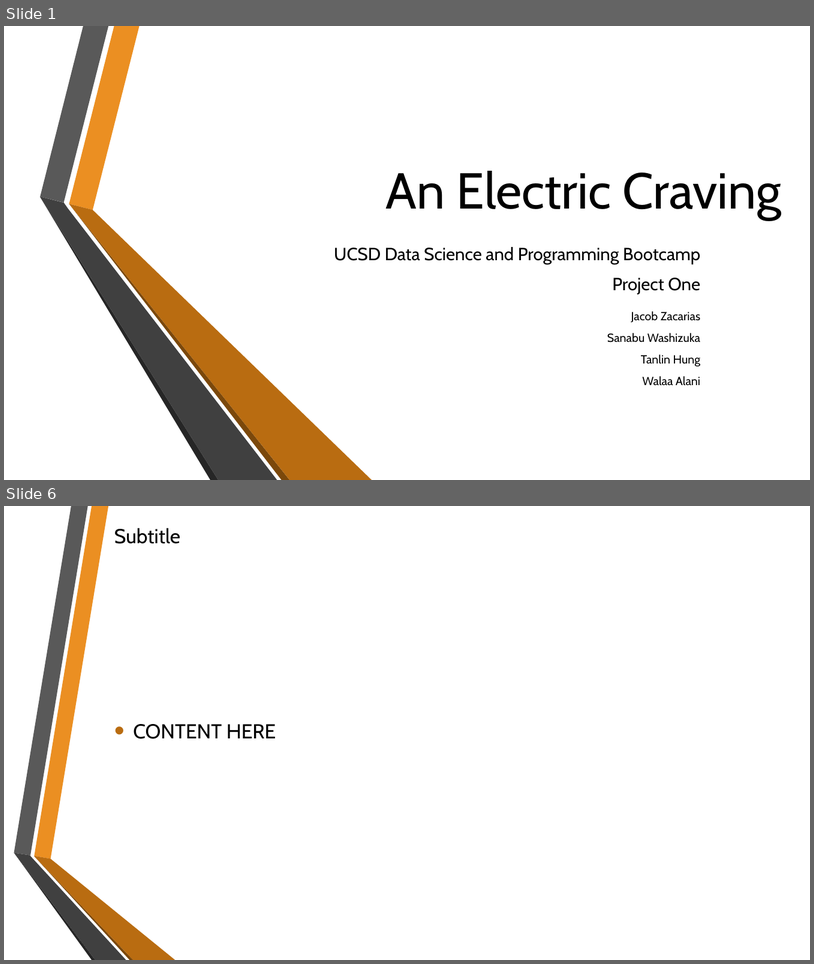
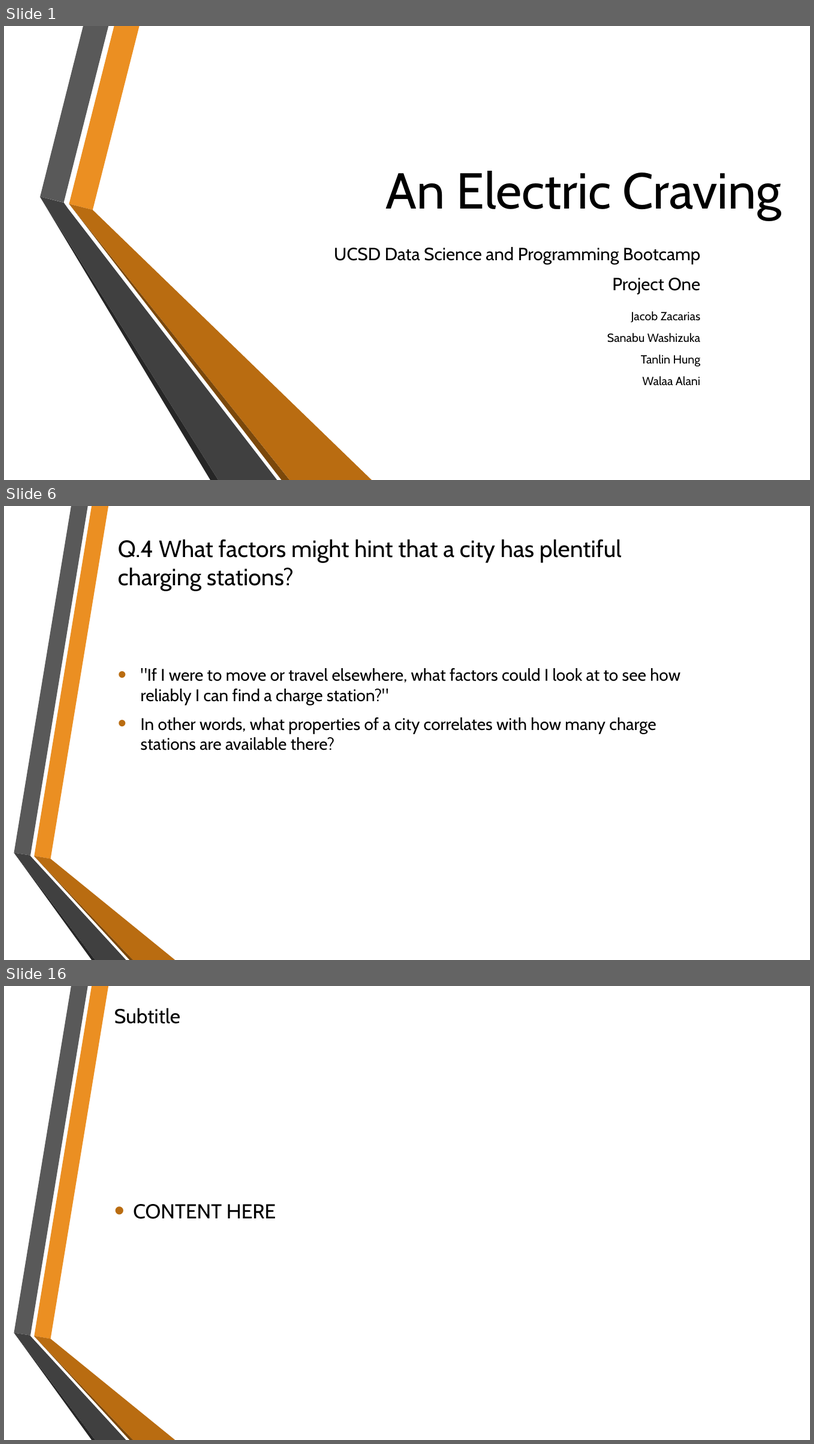
Before and after one commit to SanabuW/project-one, a slide deck: An Electric Craving.pptx. Shown one above the other, each under a label of ours: slides 1 and 6 before the commit, slides 1, 6 and 16 after it; the slides between them are not shown. The pictures are 814x964 and 814x1444 pixels, drawn with LibreOffice and Linux fonts; fonts in the diff are those of the drawing; background and template pictures are left out. Boxes give left, top, right and bottom in pixels: in the first picture for what was removed or moved away, otherwise in the second. Text is boxed around its words. In the diff, an @@ line names an element or a change of style, - is before the commit and + after.

```diff
--- a/An Electric Craving.pptx
+++ b/An Electric Craving.pptx
@@ slide 6 added at (x1=4, y1=506, x2=810, y2=960), background picture (left out); not listed: 6 template elements that a slide beside it also shows @@
@@ title added at (x1=118, y1=539, x2=622, y2=591), 28 pt, text #000000 @@
+Q.4 What factors might hint that a city has plentiful charging stations?
@@ text added at (x1=141, y1=668, x2=681, y2=750), 20 pt, text #000000 @@
+• "If I were to move or travel elsewhere, what factors could I look at to see how reliably I can find a charge station?"
+• In other words, what properties of a city correlates with how many charge stations are available there?
@@ what was slide 6 is now slide 16 @@
```
Also in this commit, not shown: 2 slides changed, 11 other slides added, 2 slides removed, 19 other files.
